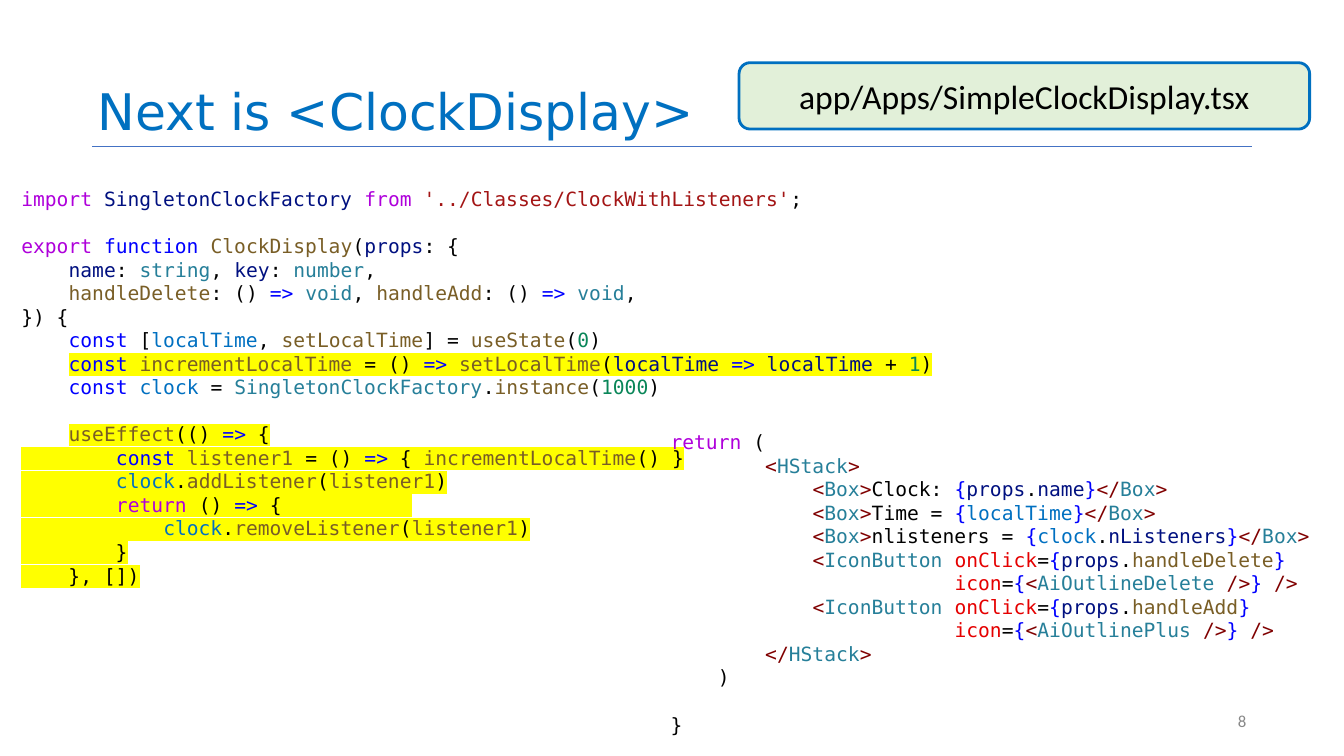
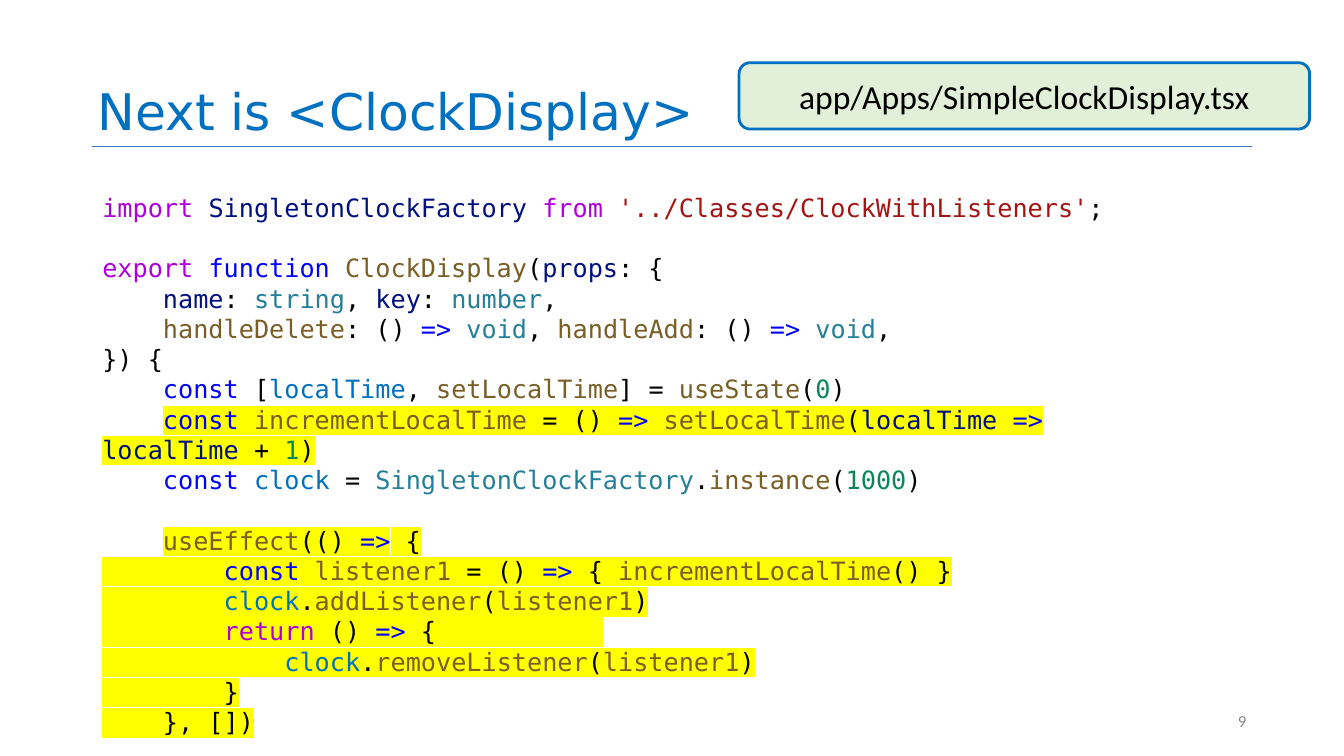
Before and after one commit to neu-se/CS4530-Fall-2023, a slide deck: slide 9 of Slides/Module 08 React Hooks.pptx (slide 8 before the commit). Drawn at 1344x756 pixels with LibreOffice and Linux fonts; fonts in the diff are those of the drawing. Boxes give left, top, right and bottom in pixels: in the first picture for what was removed or moved away, otherwise in the second. Text is boxed around its words. In the diff, an @@ line names an element or a change of style, - is before the commit and + after.

```diff
--- a/Slides/Module 08 React Hooks.pptx
+++ b/Slides/Module 08 React Hooks.pptx
@@ text "import SingletonClockFactory from '../Classes/ClockWithListe ...": place and size @@
-text "import SingletonClockFactory from '../Classes/ClockWithListe ..." at bbox=[21, 191, 933, 538]
+text "import SingletonClockFactory from '../Classes/ClockWithListe ..." at bbox=[102, 197, 1103, 677]
@@ text "import SingletonClockFactory from '../Classes/ClockWithListe ..." at bbox=[102, 197, 1103, 677]: size 14 to 18 pt @@
@@ text removed at bbox=[671, 435, 1310, 663] @@
-return (
-<HStack>
-<Box>Clock: {props.name}</Box>
-<Box>Time = {localTime}</Box>
-<Box>nlisteners = {clock.nListeners}</Box>
-<IconButton onClick={props.handleDelete}
-icon={<AiOutlineDelete />} />
-<IconButton onClick={props.handleAdd}
-icon={<AiOutlinePlus />} />
-</HStack>
-)
-}
@@ page number at bbox=[1238, 716, 1246, 727]: text changed @@
-8
+9
```
Also in this commit, not shown: 3 slides added, 1 slide removed, 2 other files.
